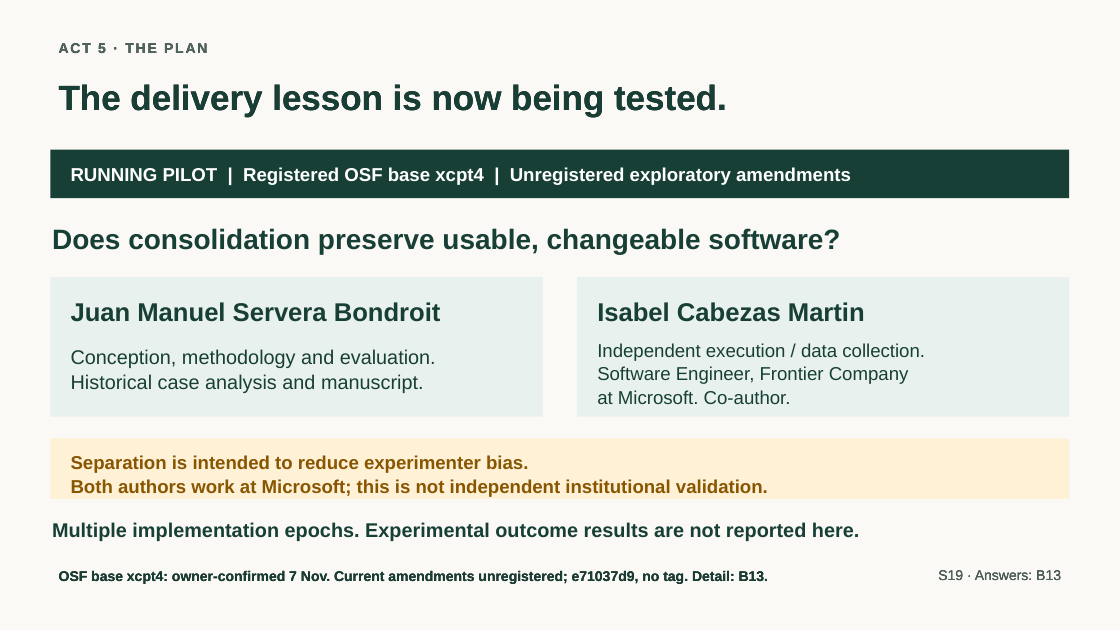
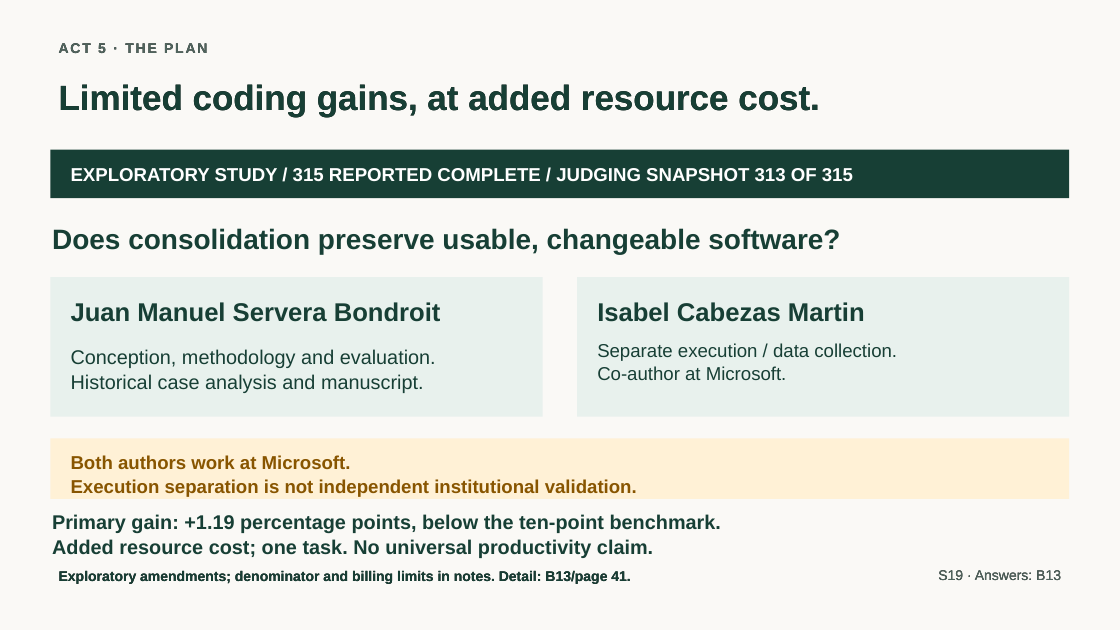
Before and after one commit to jmservera/ama, a slide deck: slide 23 of docs/capstone/deck/zava-forward-cowork-v2-draft.pptx. Drawn at 1120x630 pixels with LibreOffice and Linux fonts; fonts in the diff are those of the drawing. Boxes give left, top, right and bottom in pixels: in the first picture for what was removed or moved away, otherwise in the second. Text is boxed around its words. In the diff, an @@ line names an element or a change of style, - is before the commit and + after.

```diff
--- a/docs/capstone/deck/zava-forward-cowork-v2-draft.pptx
+++ b/docs/capstone/deck/zava-forward-cowork-v2-draft.pptx
@@ text at (x1=59, y1=84, x2=820, y2=117): text changed @@
-The delivery lesson is now being tested.
+Limited coding gains, at added resource cost.
@@ text at (x1=71, y1=168, x2=853, y2=182): text changed @@
-RUNNING PILOT | Registered OSF base xcpt4 | Unregistered exploratory amendments
+EXPLORATORY STUDY / 315 REPORTED COMPLETE / JUDGING SNAPSHOT 313 OF 315
@@ text at (x1=597, y1=343, x2=897, y2=380): text changed @@
-Independent execution / data collection.
-Software Engineer, Frontier Company
-at Microsoft. Co-author.
+Separate execution / data collection.
+Co-author at Microsoft.
@@ text at (x1=71, y1=455, x2=637, y2=497): text changed @@
-Separation is intended to reduce experimenter bias.
-Both authors work at Microsoft; this is not independent institutional validation.
+Both authors work at Microsoft.
+Execution separation is not independent institutional validation.
@@ text at (x1=52, y1=514, x2=721, y2=558): text changed @@
-Multiple implementation epochs. Experimental outcome results are not reported here.
+Primary gain: +1.19 percentage points, below the ten-point benchmark.
+Added resource cost; one task. No universal productivity claim.
@@ text at (x1=59, y1=570, x2=630, y2=584): text changed @@
-OSF base xcpt4: owner-confirmed 7 Nov. Current amendments unregistered; e71037d9, no tag. Detail: B13.
+Exploratory amendments; denominator and billing limits in notes. Detail: B13/page 41.
```
Also in this commit, not shown: 17 other slides changed, 2 slides added, 2 slides removed, 55 other files.
